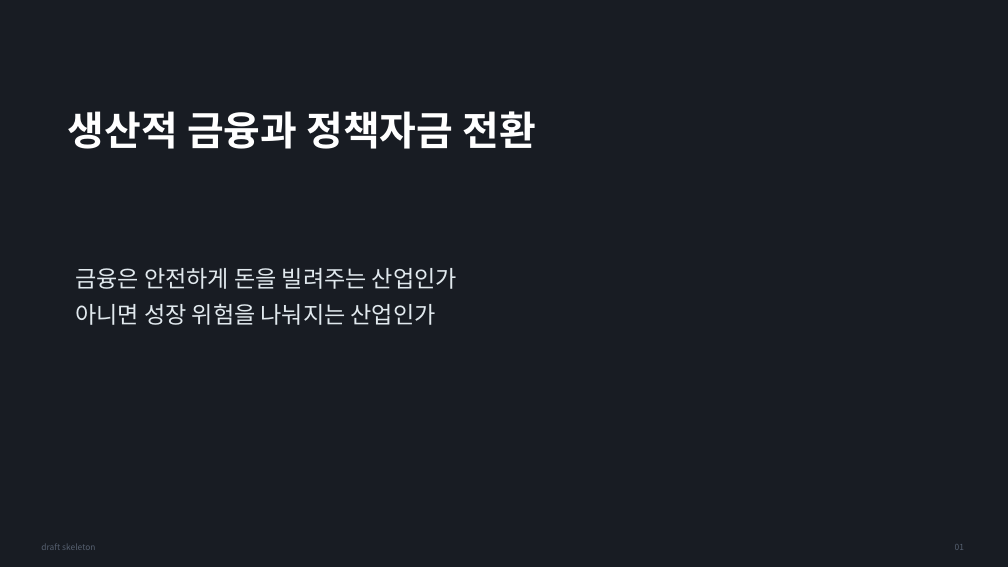
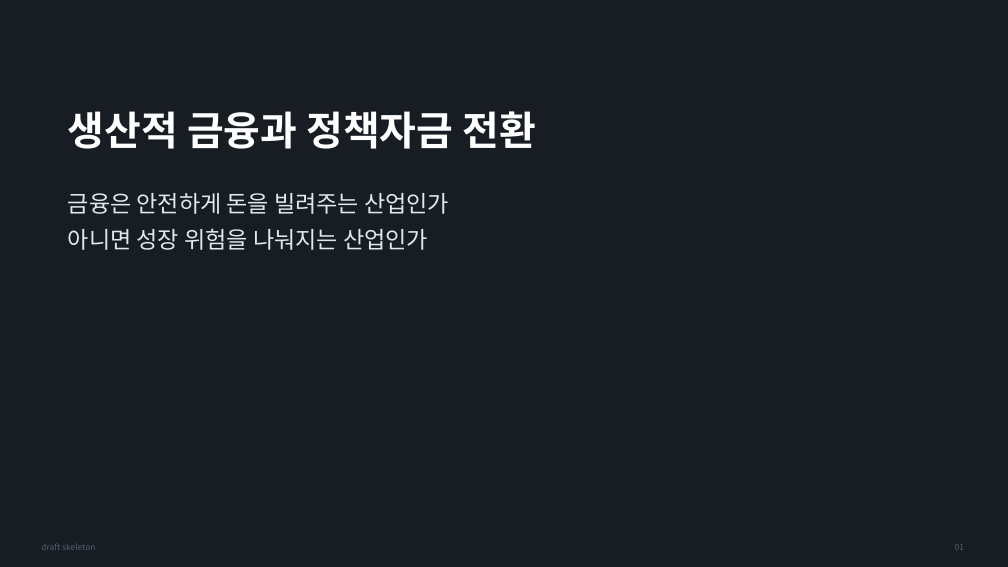
Before and after one commit to Rlearnchan/luddite, a slide deck: slide 1 of outputs/pptx/productive_finance_policy_draft.pptx. Drawn at 1008x567 pixels with LibreOffice and Linux fonts; fonts in the diff are those of the drawing. Boxes give left, top, right and bottom in pixels: in the first picture for what was removed or moved away, otherwise in the second. Text is boxed around its words. In the diff, an @@ line names an element or a change of style, - is before the commit and + after.

```diff
--- a/outputs/pptx/productive_finance_policy_draft.pptx
+++ b/outputs/pptx/productive_finance_policy_draft.pptx
@@ text "금융은 안전하게 돈을 빌려주는 산업인가": place and size @@
-text "금융은 안전하게 돈을 빌려주는 산업인가" at <box>75,268,457,325</box>
+text "금융은 안전하게 돈을 빌려주는 산업인가" at <box>68,193,449,250</box>
```
Also in this commit, not shown: 1 other slide changed, 8 other files.
